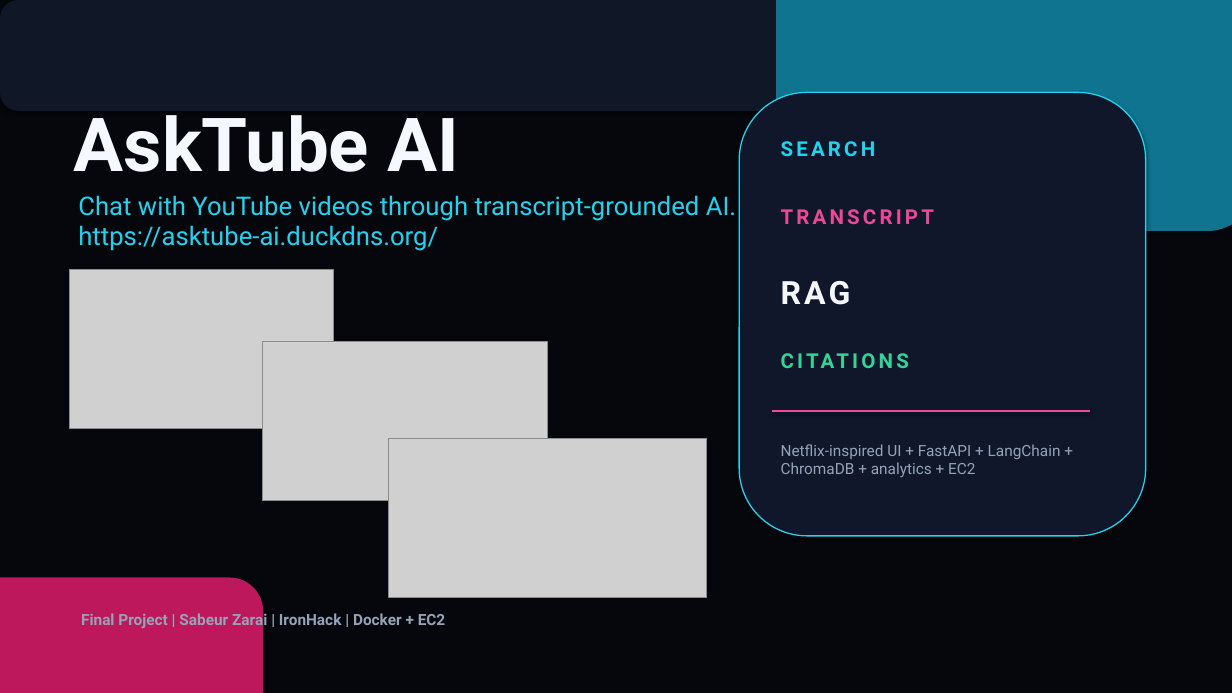
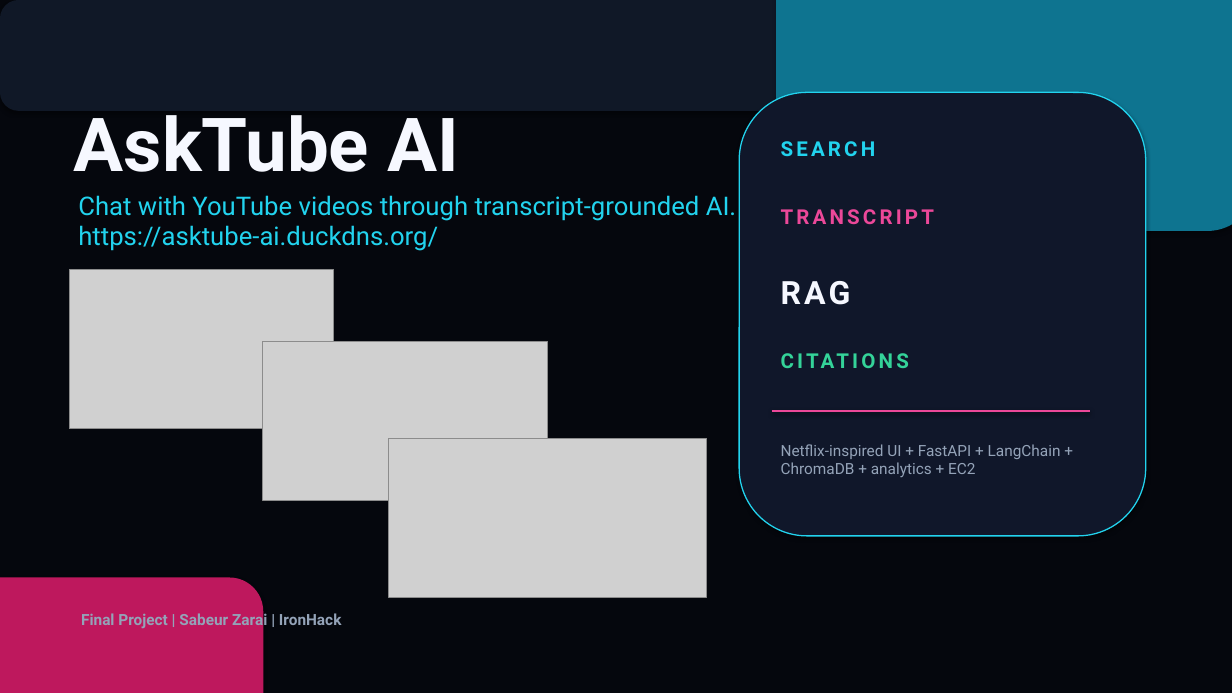
Before and after one commit to sabeurzarai/asktube-ai, a slide deck: slide 1 of docs/AskTube_AI_Presentation.pptx. Drawn at 1232x693 pixels with LibreOffice and Linux fonts; fonts in the diff are those of the drawing; grey boxes stand for pictures. Boxes give left, top, right and bottom in pixels: in the first picture for what was removed or moved away, otherwise in the second. Text is boxed around its words. In the diff, an @@ line names an element or a change of style, - is before the commit and + after.

```diff
--- a/docs/AskTube_AI_Presentation.pptx
+++ b/docs/AskTube_AI_Presentation.pptx
@@ text at [81, 611, 342, 629]: text changed @@
-Final Project | Sabeur Zarai | IronHack | Docker + EC2
+Final Project | Sabeur Zarai | IronHack
```
Also in this commit, not shown: 2 other slides changed, 1 slide added, 1 other file.
